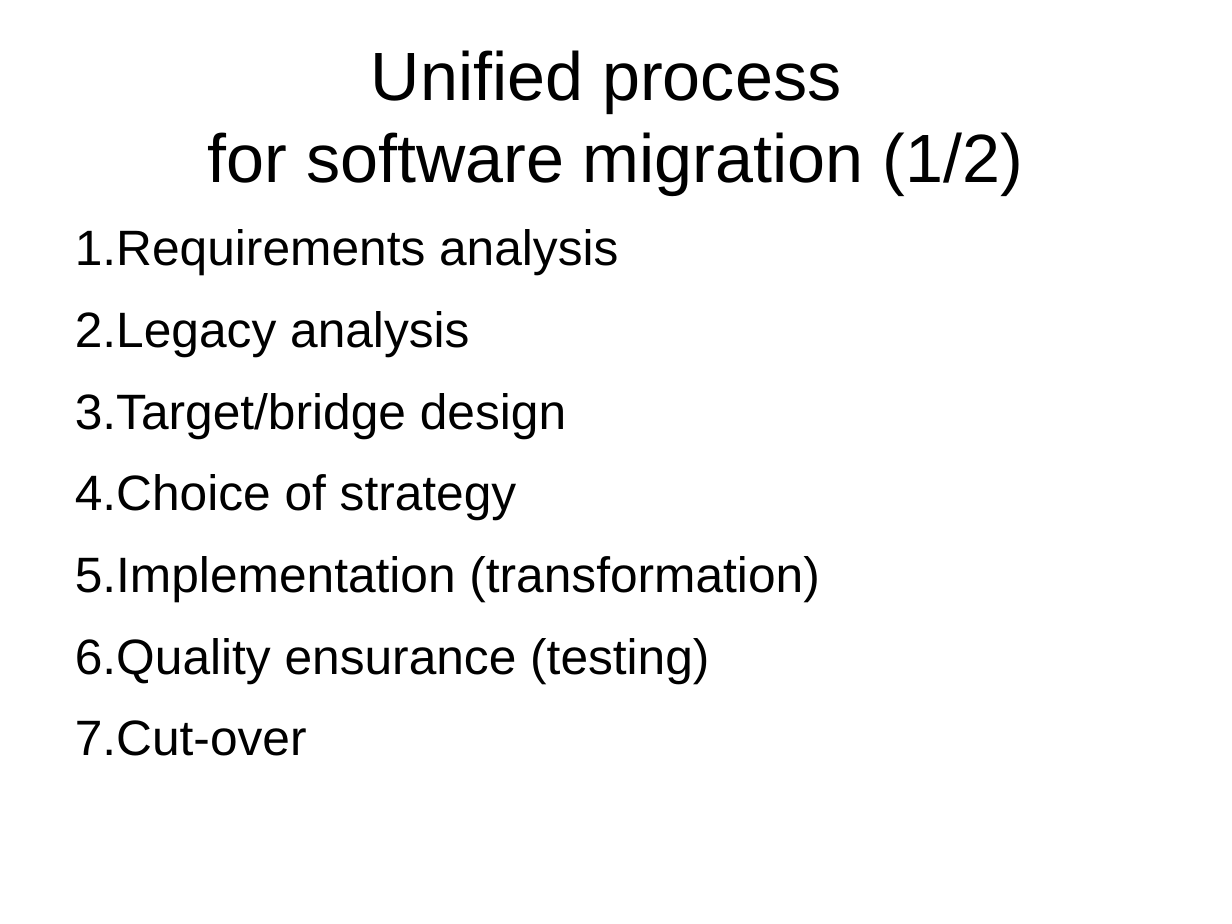
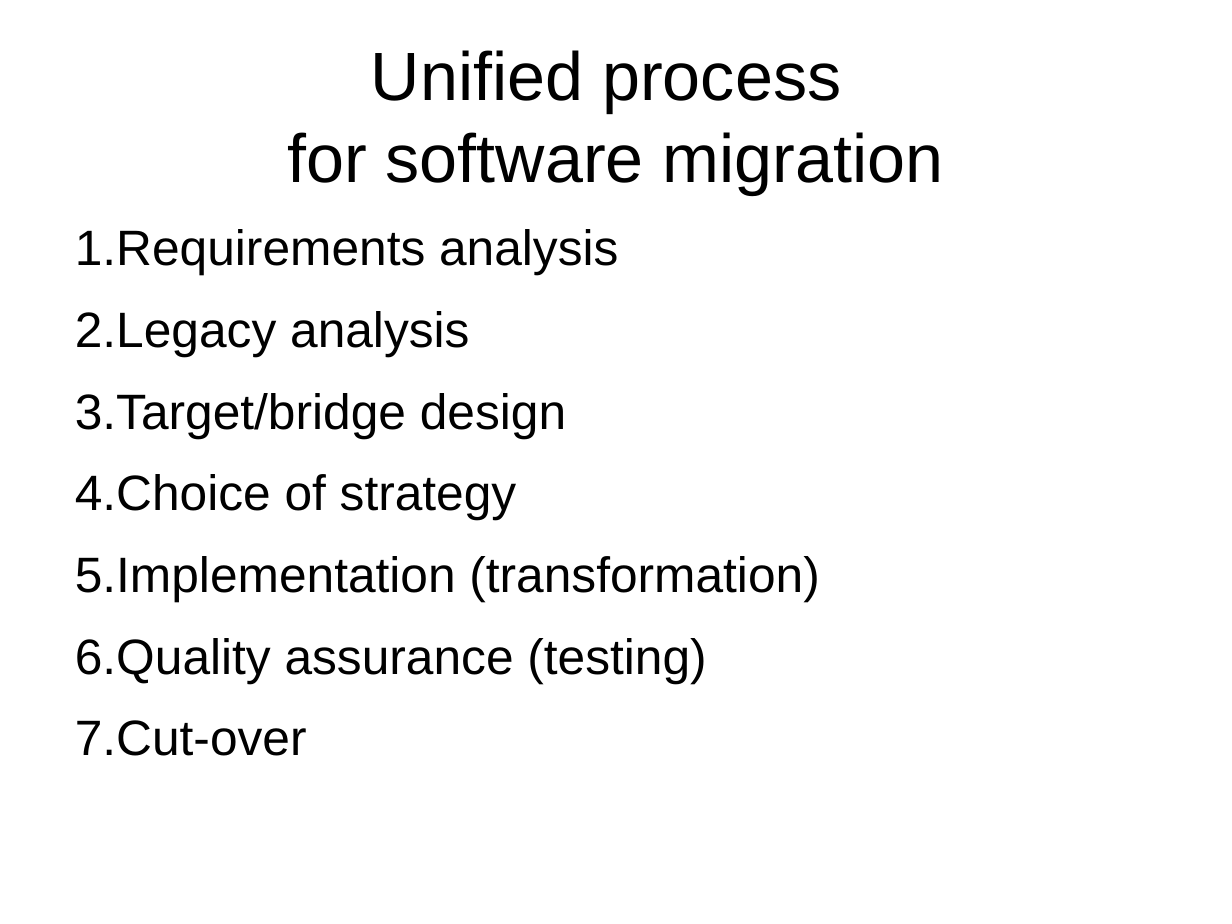
Before and after one commit to roskakori/talks, a slide deck: slide 11 of pygraz/python3_migration/Migration_to_Python3_in_Finance.odp. Drawn at 1232x924 pixels with LibreOffice and Linux fonts; fonts in the diff are those of the drawing. Boxes give left, top, right and bottom in pixels: in the first picture for what was removed or moved away, otherwise in the second. Text is boxed around its words. In the diff, an @@ line names an element or a change of style, - is before the commit and + after.

Commit message:
Cleaned up wording and typos.

```diff
--- a/pygraz/python3_migration/Migration_to_Python3_in_Finance.odp
+++ b/pygraz/python3_migration/Migration_to_Python3_in_Finance.odp
@@ title at [287, 50, 944, 194]: text changed @@
-Unified process
-for software migration (1/2)
+Unified process
+for software migration
@@ text at [75, 638, 706, 683]: text changed @@
-6. Quality ensurance (testing)
+6. Quality assurance (testing)
```
Also in this commit, not shown: 6 other slides changed.
